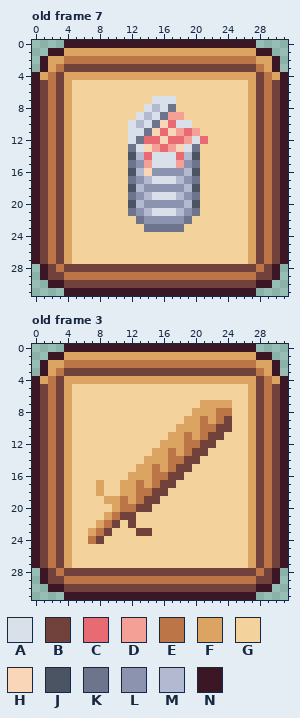
Pixel-art file -- _assets/art/items/items.aseprite. The picture above is the old version.
32x32 pixels, 10 frames. Shown: old frame 7, old frame 3.
Visible layers, top first: "Items", "Background".
Palette (. is transparent): A #dae0ea  B #71413b  C #e86a73  D #f5a097  E #bb7547  F #dba463  G #f4d29c  H #fad6b8  J #4a5462  K #6d758d  L #8b93af  M #b3b9d1  N #3b1725
Pixels before, old frame 7, first column x 0:
 0 ....NNNNNNNNNNNNNNNNNNNNNNNN....
 1 ..NNFFFFFFFFFFFFFFFFFFFFFFFFNN..
 2 .NFFEEEEEEEEEEEEEEEEEEEEEEEEFFN.
 3 .NFEBBBBBBBBBBBBBBBBBBBBBBBBEFN.
 4 NFEBFFFFFFFFFFFFFFFFFFFFFFFFBEFN
 5 NBEBFGGGGGGGGGGGGGGGGGGGGGGFBEBN
 6 NBEBFGGGGGGGGGGGGGGGGGGGGGGFBEBN
 7 NBEBFGGGGGGGGGGAAAGGGGGGGGGFBEBN
 8 NBEBFGGGGGGGGGAMAKGGGGGGGGGFBEBN
 9 NBEBFGGGGGGGGAMAKDDGGGGGGGGFBEBN
10 NBEBFGGGGGGGAMAKHCAAGGGGGGGFBEBN
11 NBEBFGGGGGGGAAKHCHDCDGGGGGGFBEBN
12 NBEBFGGGGGGGAKCCHCCDACGGGGGFBEBN
13 NBEBFGGGGGGGKAHDCDHAKGGGGGGFBEBN
14 NBEBFGGGGGGGJMCAAACMJGGGGGGFBEBN
15 NBEBFGGGGGGGKLDAAADLKGGGGGGFBEBN
16 NBEBFGGGGGGGJMHLLLLMJGGGGGGFBEBN
17 NBEBFGGGGGGGKLMAAAMLKGGGGGGFBEBN
18 NBEBFGGGGGGGJMLLLLLMJGGGGGGFBEBN
19 NBEBFGGGGGGGKLMAAAMLKGGGGGGFBEBN
20 NBEBFGGGGGGGJMLLLLLMJGGGGGGFBEBN
21 NBEBFGGGGGGGKLMAAAMLKGGGGGGFBEBN
22 NBEBFGGGGGGGGKLLLLLKGGGGGGGFBEBN
23 NBEBFGGGGGGGGGKKKKKGGGGGGGGFBEBN
24 NBEBFGGGGGGGGGGGGGGGGGGGGGGFBEBN
25 NBEBFGGGGGGGGGGGGGGGGGGGGGGFBEBN
26 NBEBFGGGGGGGGGGGGGGGGGGGGGGFBEBN
27 NBEBFGGGGGGGGGGGGGGGGGGGGGGFBEBN
28 .NBEBBBBBBBBBBBBBBBBBBBBBBBBEBN.
29 .NBBEEEEEEEEEEEEEEEEEEEEEEEEBBN.
30 ..NNBBBBBBBBBBBBBBBBBBBBBBBBNN..
31 ....NNNNNNNNNNNNNNNNNNNNNNNN....
Pixels before, old frame 3, first column x 0:
 0 ....NNNNNNNNNNNNNNNNNNNNNNNN....
 1 ..NNFFFFFFFFFFFFFFFFFFFFFFFFNN..
 2 .NFFEEEEEEEEEEEEEEEEEEEEEEEEFFN.
 3 .NFEBBBBBBBBBBBBBBBBBBBBBBBBEFN.
 4 NFEBFFFFFFFFFFFFFFFFFFFFFFFFBEFN
 5 NBEBFGGGGGGGGGGGGGGGGGGGGGGFBEBN
 6 NBEBFGGGGGGGGGGGGGGGGGGGGGGFBEBN
 7 NBEBFGGGGGGGGGGGGGGGGFFFFGGFBEBN
 8 NBEBFGGGGGGGGGGGGGGGFFFEEGGFBEBN
 9 NBEBFGGGGGGGGGGGGGGFFEFEBGGFBEBN
10 NBEBFGGGGGGGGGGGGGFFFEEBBGGFBEBN
11 NBEBFGGGGGGGGGGGGFFEFEBBGGGFBEBN
12 NBEBFGGGGGGGGGGGFFFEEBBGGGGFBEBN
13 NBEBFGGGGGGGGGGFFEFEBBGGGGGFBEBN
14 NBEBFGGGGGGGGGFFFEEBBGGGGGGFBEBN
15 NBEBFGGGGGGGGFFEFEBBGGGGGGGFBEBN
16 NBEBFGGGGGGGFFFEEBBGGGGGGGGFBEBN
17 NBEBFGGGFGGFFEFEBBGGGGGGGGGFBEBN
18 NBEBFGGGFGGFFEEBBGGGGGGGGGGFBEBN
19 NBEBFGGGGFFEFEBBGGGGGGGGGGGFBEBN
20 NBEBFGGGGGFEEBBGGGGGGGGGGGGFBEBN
21 NBEBFGGGGFEBBGGGGGGGGGGGGGGFBEBN
22 NBEBFGGGFEBGBGGGGGGGGGGGGGGFBEBN
23 NBEBFGGFEBGGGBBGGGGGGGGGGGGFBEBN
24 NBEBFGGEBGGGGGGGGGGGGGGGGGGFBEBN
25 NBEBFGGGGGGGGGGGGGGGGGGGGGGFBEBN
26 NBEBFGGGGGGGGGGGGGGGGGGGGGGFBEBN
27 NBEBFGGGGGGGGGGGGGGGGGGGGGGFBEBN
28 .NBEBBBBBBBBBBBBBBBBBBBBBBBBEBN.
29 .NBBEEEEEEEEEEEEEEEEEEEEEEEEBBN.
30 ..NNBBBBBBBBBBBBBBBBBBBBBBBBNN..
31 ....NNNNNNNNNNNNNNNNNNNNNNNN....
And afterwards:
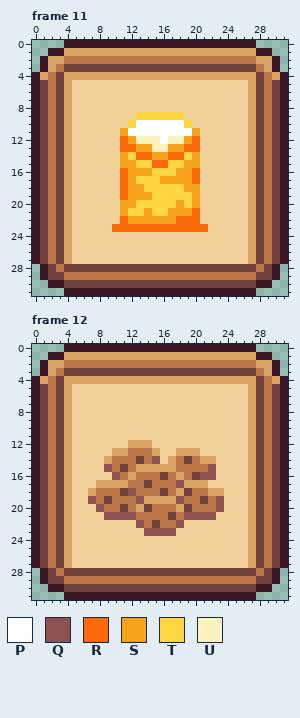
Colours new in this view: P #ffffff  Q #8e5252  R #fa6a0a  S #f9a31b  T #ffd541  U #fef3c0
A new or re-ordered frame is compared with the old frame closest to it.
Difference:
frames 10 -> 12
Frame 11 is new; against old frame 7, layer "Items":
y 7: x 15..17 AAA -> GGG
y 8: x 14..17 AMAK -> GGGG
y 9: x 13..18 AMAKDD -> TTTTTT
y 10: x 12..19 AMAKHCAA -> TPPPPPPT
y 11: x 11..20 GAAKHCHDCD -> SPPPPPPPPS
y 12: x 11..21 GAKCCHCCDAC -> RSUUUPUUSRG
y 13: x 11..20 GKAHDCDHAK -> RRSSUUSSRR
y 14: x 11..20 GJMCAAACMJ -> STRRSSRRTS
y 15: x 11..20 GKLDAAADLK -> SSTTRRTTSS
y 16: x 11..20 GJMHLLLLMJ -> RSSSTTTSSR
y 17: x 11..20 GKLMAAAMLK -> RSTTTSSSSR
y 18: x 11..20 GJMLLLLLMJ -> RSSTTTTTSS
y 19: x 11..20 GKLMAAAMLK -> RSSSTTTTTS
y 20: x 11..20 GJMLLLLLMJ -> SSTTTTTSTS
y 21: x 11..20 GKLMAAAMLK -> STTSTTSSSR
y 22: x 11..20 GGKLLLLLKG -> RSSSSSSRRR
y 23: x 10..21 GGGGKKKKKGGG -> RRRRRRRRRRRR
Frame 12 is new; against old frame 3, layer "Items":
y 7: x 21..24 FFFF -> GGGG
y 8: x 20..24 FFFEE -> GGGGG
y 9: x 19..24 FFEFEB -> GGGGGG
y 10: x 18..24 FFFEEBB -> GGGGGGG
y 11: x 17..23 FFEFEBB -> GGGGGGG
y 12: x 12..14 GGG -> FFF; x 16..22 FFFEEBB -> GGGGGGG
y 13: x 10..14 GGGGG -> FFEEE; x 16..17 FE -> GG; x 19..21 EBB -> FFG
y 14: x 9..17 GGGGGFFFE -> FEEEBEQGF; x 20..22 BGG -> EFF
y 15: x 9..12 GGGG -> QEBE; x 15 E -> F; x 17..22 EBBGGG -> FEEEEQ
y 16: x 10..11 GG -> QE; x 13..14 FF -> EE; x 16..22 EBBGGGG -> BEFEBQQ
y 17: x 9..10 GG -> FF; x 12 F -> E; x 14 F -> B; x 16..21 BBGGGG -> EEQFFF
y 18: x 7..12 GFGGFF -> FEEEBQ; x 15 B -> E; x 17..23 GGGGGGG -> EFBEEFF
y 19: x 7..10 GGFF -> QEBE; x 12..23 FEBBGGGGGGGG -> EQFFFFQEEBEQ
y 20: x 8..11 GGFE -> QEEB; x 13 B -> F; x 15..23 GGGGGGGGG -> EEEFBEEEQ
y 21: x 9..22 FEBBGGGGGGGGGG -> QQQQEEEEBEQQQQ
y 22: x 8..10 FEB -> GGG; x 12..18 BGGGGGG -> GQEBEEQ
y 23: x 7..9 FEB -> GGG; x 13..17 BBGGG -> GQQQQ
y 24: x 7..8 EB -> GG
Pixel boxes of the changes (left, top, right, bottom) in both pictures:
changed: (112, 96, 208, 232)
changed: (88, 400, 232, 544)
